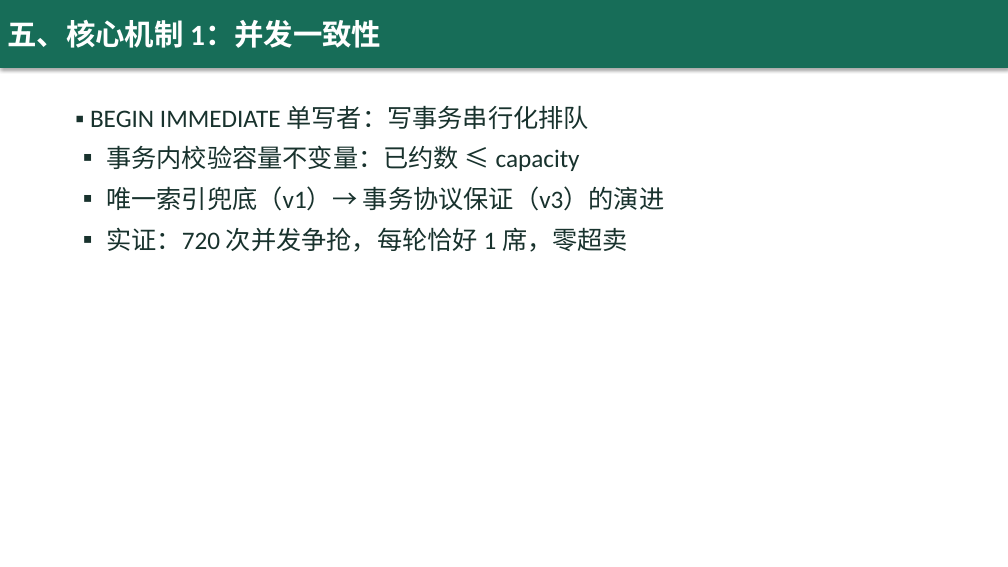
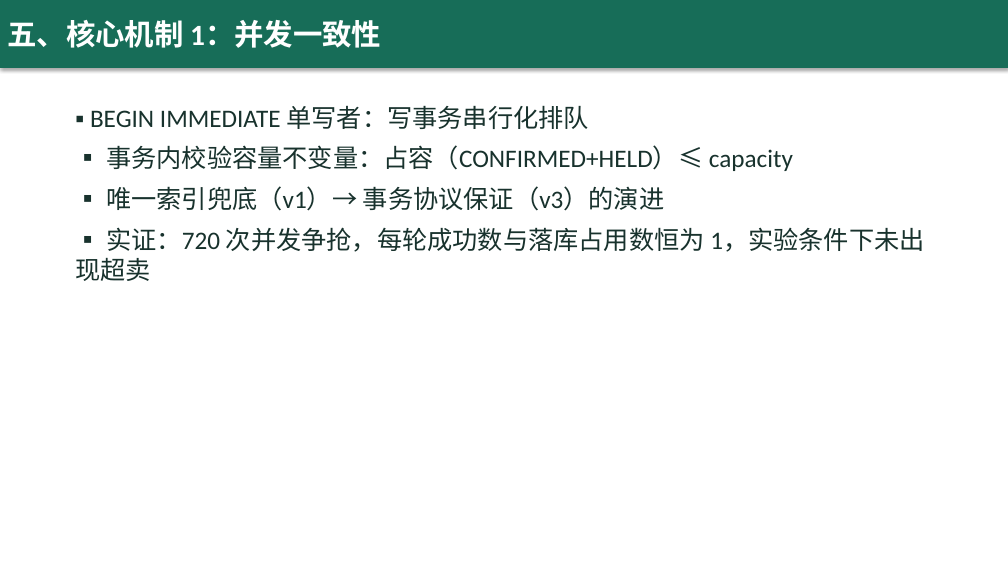
Before and after one commit to yq6666-66/lab-booking-system, a slide deck: slide 6 of docs/thesis/答辩演示.pptx. Drawn at 1008x567 pixels with LibreOffice and Linux fonts; fonts in the diff are those of the drawing. Boxes give left, top, right and bottom in pixels: in the first picture for what was removed or moved away, otherwise in the second. Text is boxed around its words. In the diff, an @@ line names an element or a change of style, - is before the commit and + after.

```diff
--- a/docs/thesis/答辩演示.pptx
+++ b/docs/thesis/答辩演示.pptx
@@ text at box(106, 145, 793, 171): text changed @@
-▪ 事务内校验容量不变量：已约数 ≤ capacity
+▪ 事务内校验容量不变量：占容（CONFIRMED+HELD）≤ capacity
@@ text at box(75, 227, 924, 281): text changed @@
-▪ 实证：720 次并发争抢，每轮恰好 1 席，零超卖
+▪ 实证：720 次并发争抢，每轮成功数与落库占用数恒为 1，实验条件下未出现超卖
```
Also in this commit, not shown: 6 other slides changed, 9 other files.
